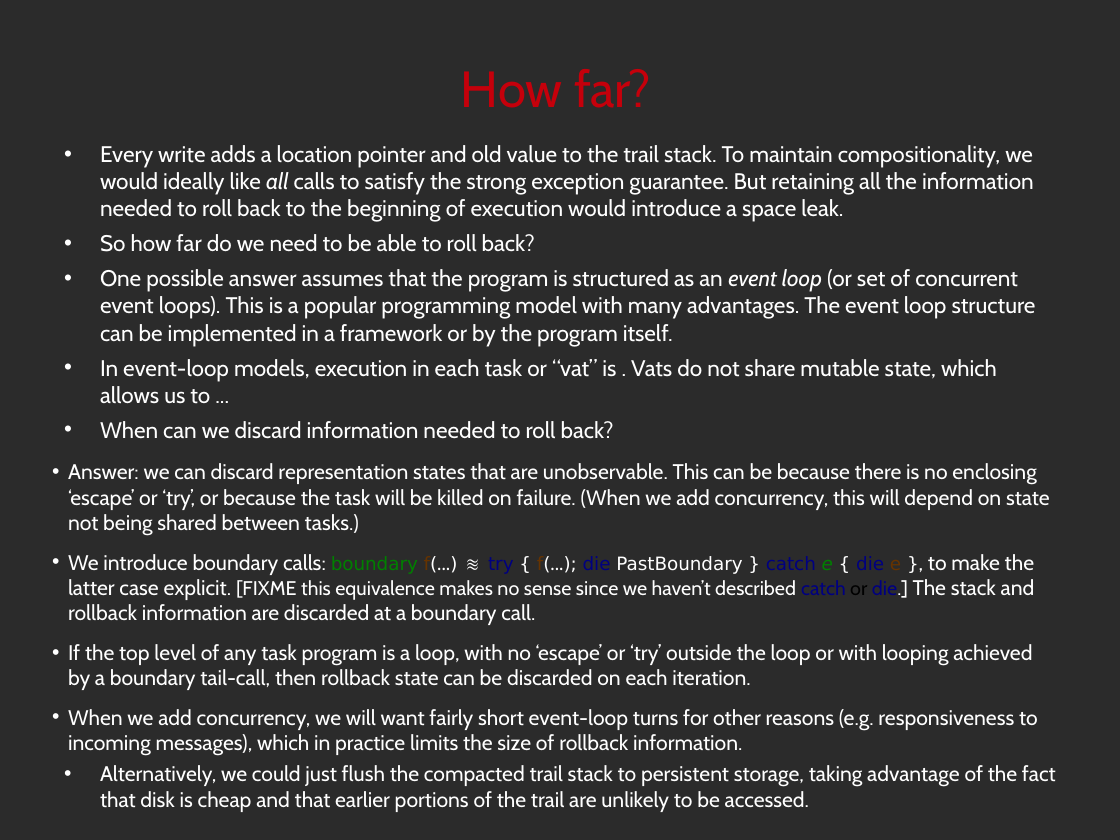
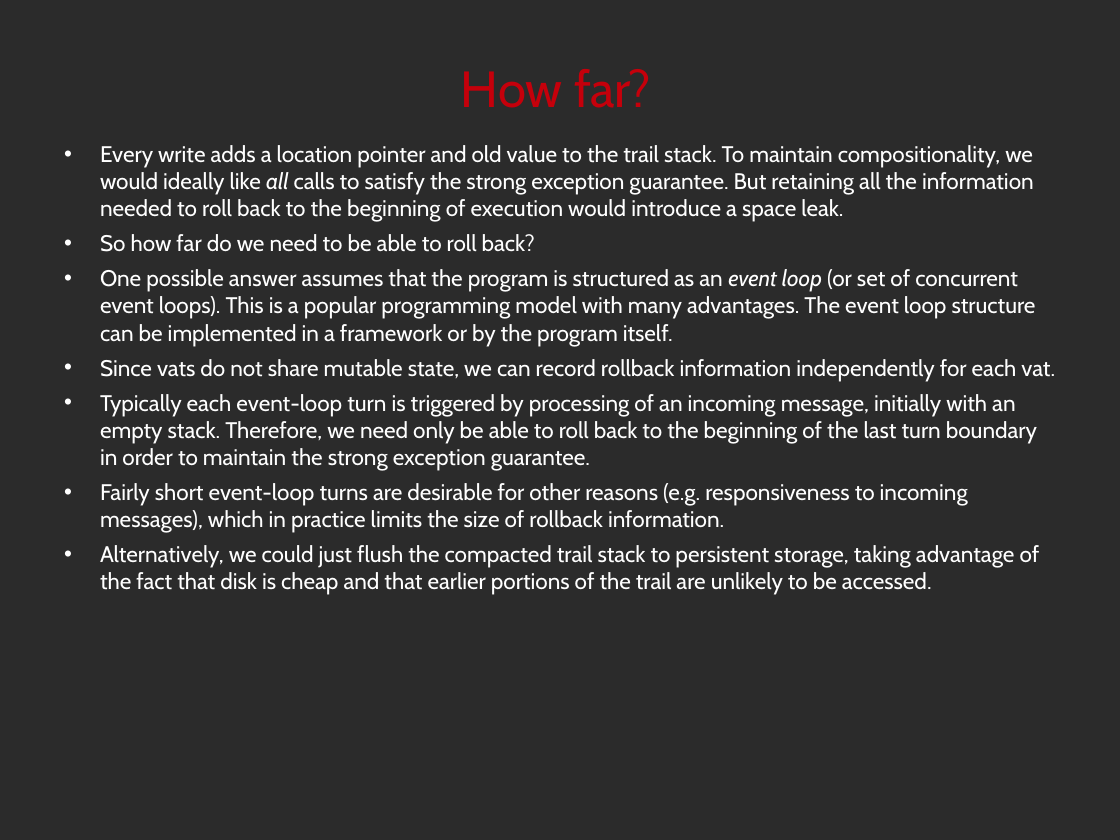
Before and after one commit to noether-lang/noether, a slide deck: slide 28 of doc/presentations/StrangeLoop2014/handling.odp (slide 27 before the commit). Drawn at 1120x840 pixels with LibreOffice and Linux fonts; fonts in the diff are those of the drawing; background and template pictures are left out; a plain dark background stands for a picture behind light text. Boxes give left, top, right and bottom in pixels: in the first picture for what was removed or moved away, otherwise in the second. Text is boxed around its words. In the diff, an @@ line names an element or a change of style, - is before the commit and + after.

```diff
--- a/doc/presentations/StrangeLoop2014/handling.odp
+++ b/doc/presentations/StrangeLoop2014/handling.odp
@@ text at <box>100,359,1055,533</box>: text changed; size 15 to 16 pt @@
-• In event-loop models, execution in each task or “vat” is . Vats do not share mutable state, which allows us to ...
-• When can we discard information needed to roll back?
-  • Answer: we can discard representation states that are unobservable. This can be because there is no enclosing ‘escape’ or ‘try’, or because the task will be killed on failure. (When we add concurrency, this will depend on state not being shared between tasks.)
-  • We introduce boundary calls: boundary f(...) ≋ try { f(...); die PastBoundary } catch e { die e }, to make the latter case explicit. [FIXME this equivalence makes no sense since we haven’t described catch or die.] The stack and rollback information are discarded at a boundary call.
-  • If the top level of any task program is a loop, with no ‘escape’ or ‘try’ outside the loop or with looping achieved by a boundary tail-call, then rollback state can be discarded on each iteration.
-  • When we add concurrency, we will want fairly short event-loop turns for other reasons (e.g. responsiveness to incoming messages), which in practice limits the size of rollback information.
+• Since vats do not share mutable state, we can record rollback information independently for each vat.
+• Typically each event-loop turn is triggered by processing of an incoming message, initially with an empty stack. Therefore, we need only be able to roll back to the beginning of the last turn boundary in order to maintain the strong exception guarantee.
+• Fairly short event-loop turns are desirable for other reasons (e.g. responsiveness to incoming messages), which in practice limits the size of rollback information.
@@ text at <box>100,545,1040,595</box>: size 15 to 16 pt in "Alternatively, we could just flush the compacted ..." @@
```
Also in this commit, not shown: 11 other slides changed, 3 slides added, 2 slides removed, 13 other files.
